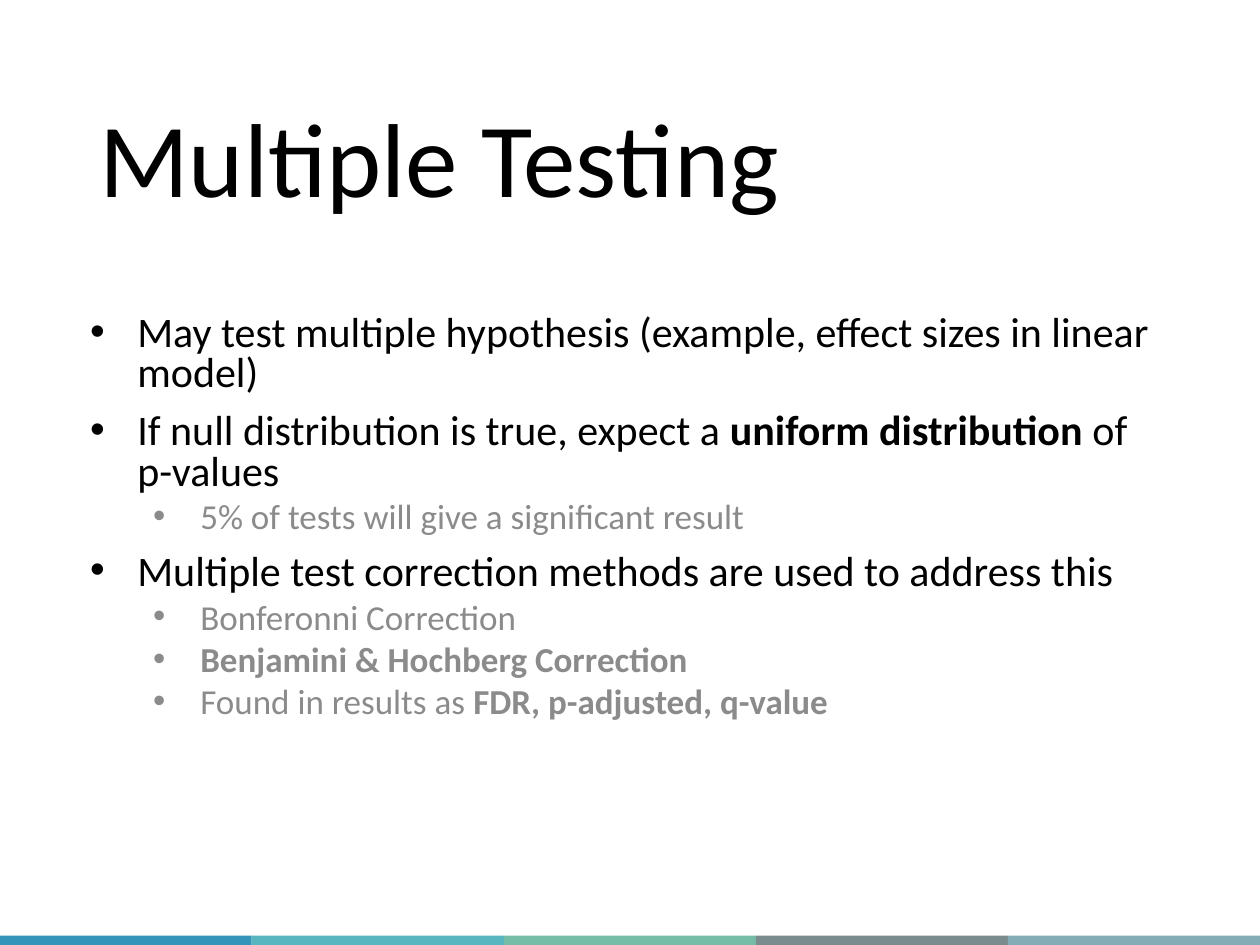
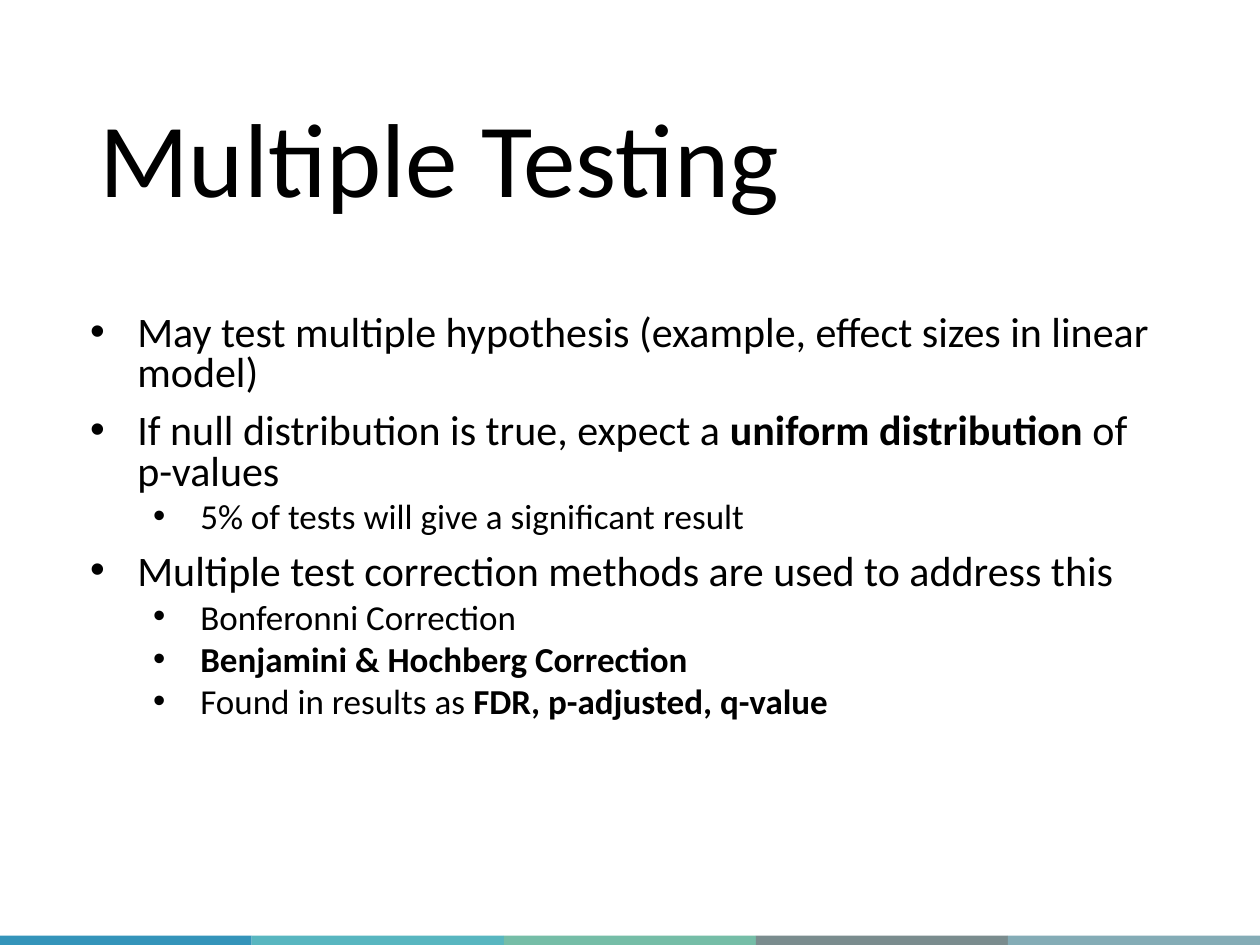
Before and after one commit to QLS-MiCM/StatsInR, a slide deck: slide 21 of slides/QLS-MiCM Statistics in R Fall 2024.pptx. Drawn at 1260x945 pixels with LibreOffice and Linux fonts; fonts in the diff are those of the drawing; background and template pictures are left out. Boxes give left, top, right and bottom in pixels: in the first picture for what was removed or moved away, otherwise in the second. Text is boxed around its words. In the diff, an @@ line names an element or a change of style, - is before the commit and + after.

```diff
--- a/slides/QLS-MiCM Statistics in R Fall 2024.pptx
+++ b/slides/QLS-MiCM Statistics in R Fall 2024.pptx
@@ text at [200, 504, 828, 720]: text colour #8C8C8C to #000000 in "5% of tests will give a significant ...", "Bonferonni Correction", "Benjamini & Hochberg Correction", "Found in results as FDR, p-adjusted, q-value" @@
```
Also in this commit, not shown: 5 other slides changed, 4 other files.
